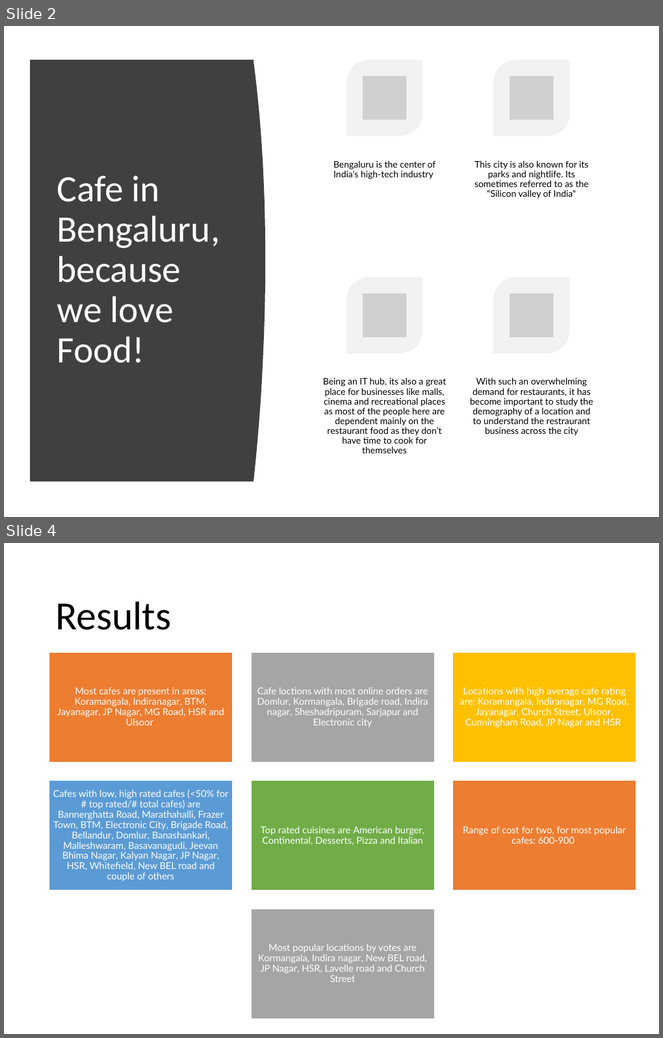
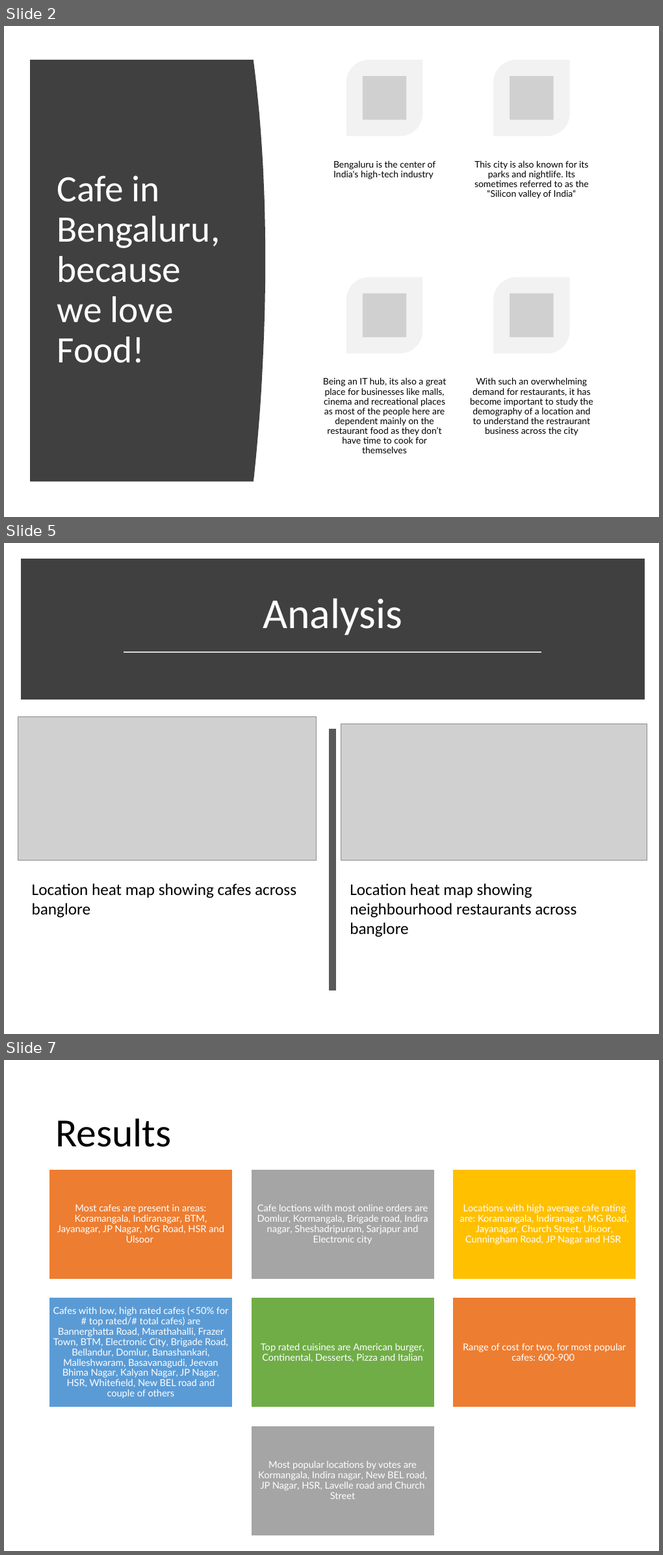
Before and after one commit to Narumanchi/Capstone, a slide deck: Best location to open a Cafe in Bengaluru.pptx. Shown one above the other, each under a label of ours: slides 2 and 4 before the commit, slides 2, 5 and 7 after it; the slides between them are not shown. The pictures are 663x1038 and 663x1555 pixels, drawn with LibreOffice and Linux fonts; fonts in the diff are those of the drawing; grey boxes stand for pictures. Boxes give left, top, right and bottom in pixels: in the first picture for what was removed or moved away, otherwise in the second. Text is boxed around its words. In the diff, an @@ line names an element or a change of style, - is before the commit and + after.

```diff
--- a/Best location to open a Cafe in Bengaluru.pptx
+++ b/Best location to open a Cafe in Bengaluru.pptx
@@ slide 5 added at bbox=[4, 543, 659, 1034], background #FFFFFF @@
@@ rectangle added at bbox=[25, 563, 640, 696], fill #404040, outline #404040 10 pt @@
@@ title added at bbox=[263, 598, 402, 635], 47 pt, text #FFFFFF @@
+Analysis
@@ line added from (124, 652) to (542, 652), #D9D9D9 1.75 pt @@
@@ picture added at bbox=[18, 717, 317, 861] @@
@@ line added from (333, 729) to (333, 991), #595959 8 pt @@
@@ picture added at bbox=[341, 724, 648, 860] @@
@@ text added at bbox=[32, 884, 296, 918], 18 pt, text #000000 @@
+Location heat map showing cafes across banglore
@@ text added at bbox=[350, 884, 577, 938], 18 pt, text #000000 @@
+Location heat map showing neighbourhood restaurants across banglore
@@ what was slide 4 is now slide 7 @@
```
Also in this commit, not shown: 3 slides changed, 2 other slides added.
